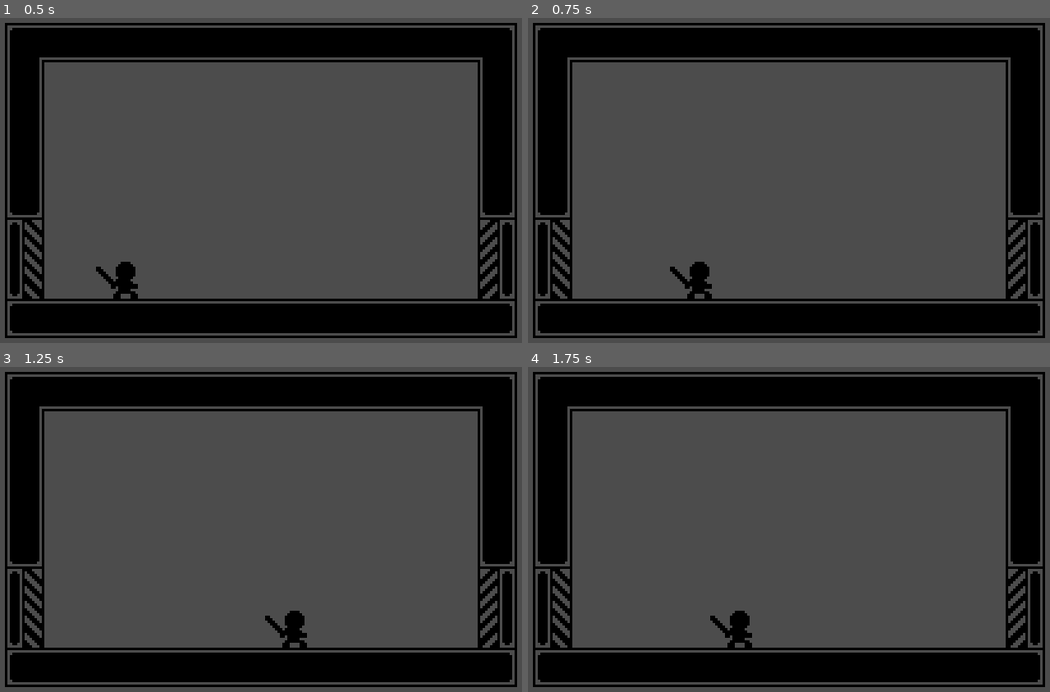
Above: before the commit, frames 1-4 (two rows, left to right).
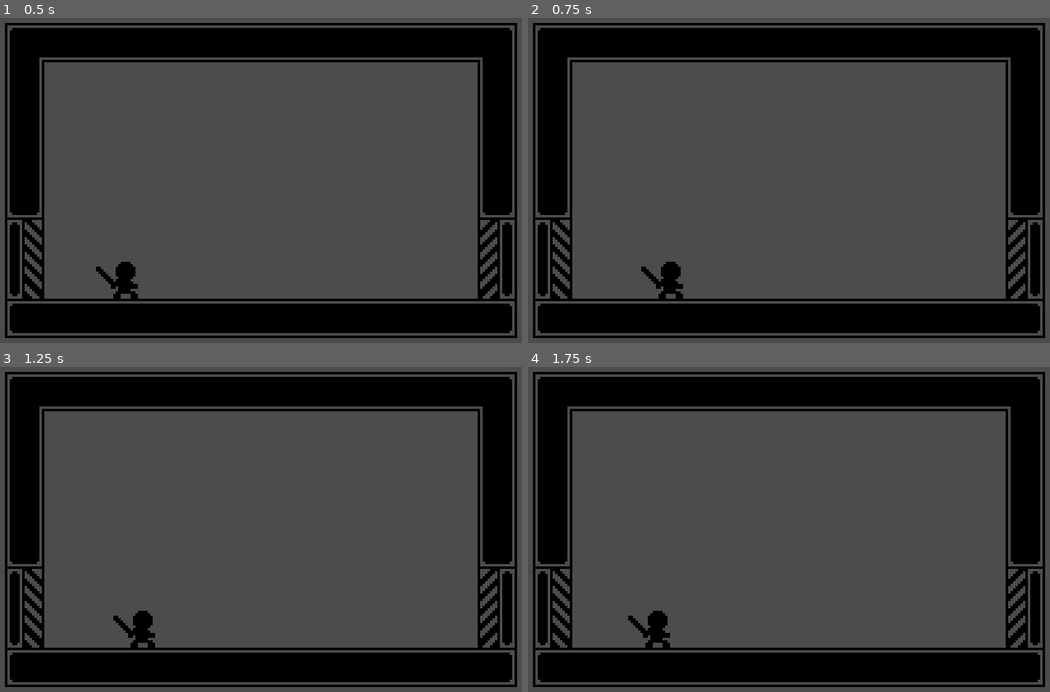
Above: after the commit, the same moments.

Repository: CaresleGames/OneHit
Game: Godot game, scene res://src/Levels/Level1.tscn
Two runs of this game, one before a commit and one after it. Both use one fixed random seed, a clock stepped at 60 frames per second and the inputs below. The project has no main scene, so this scene is started directly.
Inputs:
- Up to frame 1 (0.5 s): no input
- Up to frame 2 (0.75 s): tap Enter at 0.5 s; hold Right (ui_right) from 0.53 s (still down); tap D (ui_attack) at 0.6 s
- Up to frame 3 (1.25 s): keep holding Right (ui_right)
- Up to frame 4 (1.75 s): release Right (ui_right) at 1.28 s; hold Left (ui_left) from 1.28 s (still down); tap D (ui_attack) at 1.35 s

Frame 1 is identical in both runs. In frame 2, 0.8% of the frame differs, in the area x 21-36%, y 75-87%; in frame 3, 0.9%, in the area x 21-59%, y 75-87%; in frame 4, 0.9%.

Commit message:
Add attack

Diff:
--- a/project.godot
+++ b/project.godot
@@ -9,6 +9,11 @@
 config_version=4
 
 _global_script_classes=[ {
+"base": "PlayerState",
+"class": "Attack",
+"language": "GDScript",
+"path": "res://src/Player/PlayerStates/Attack.gd"
+}, {
 "base": "PlayerState",
 "class": "Death",
 "language": "GDScript",
@@ -45,6 +50,7 @@
 "path": "res://src/StateMachine/StateMachine.gd"
 } ]
 _global_script_class_icons={
+"Attack": "",
 "Death": "",
 "Idle": "",
 "Player": "",
@@ -115,6 +121,8 @@
 2d_physics/layer_3="floor"
 2d_physics/layer_4="player_hit_box"
 2d_physics/layer_5="enemy_hit_box"
+2d_physics/layer_6="player_attack_box"
+2d_physics/layer_7="enemy_attack_box"
 
 [physics]
 
--- a/src/Player/Player.gd
+++ b/src/Player/Player.gd
@@ -9,8 +9,17 @@
 var direction := 1
 var ground := Vector2.UP
 
+onready var attack_area : Area2D = $AttackArea
+onready var attack_collision : CollisionShape2D = $AttackArea/CollisionShape2D
+onready var attack_duration : Timer = $AttackDuration
+
 func _ready() -> void:
 	add_to_group(Groups.player)
+	attack_collision.set_deferred("disabled", true)
+
+
+func _physics_process(_delta: float) -> void:
+	attack_area.scale.x = direction
 
 
 func get_input() -> void:
@@ -22,3 +31,8 @@
 		direction = -1
 	else:
 		velocity.x = lerp(velocity.x, 0, speed_fri)
+
+
+func _on_AttackDuration_timeout() -> void:
+	attack_collision.set_deferred("disabled", true)
+	attack_duration.stop()
--- a/src/Player/Player.tscn
+++ b/src/Player/Player.tscn
@@ -1,9 +1,10 @@
-[gd_scene load_steps=9 format=2]
+[gd_scene load_steps=11 format=2]
 
 [ext_resource path="res://assets/player1.png" type="Texture" id=1]
 [ext_resource path="res://src/Player/Player.gd" type="Script" id=2]
 [ext_resource path="res://src/StateMachine/StateMachine.gd" type="Script" id=3]
 [ext_resource path="res://src/Player/PlayerStates/Idle.gd" type="Script" id=4]
+[ext_resource path="res://src/Player/PlayerStates/Attack.gd" type="Script" id=5]
 [ext_resource path="res://src/Player/PlayerStates/Death.gd" type="Script" id=6]
 [ext_resource path="res://src/Player/PlayerStates/Run.gd" type="Script" id=7]
 
@@ -12,6 +13,9 @@
 
 [sub_resource type="RectangleShape2D" id=2]
 extents = Vector2( 3, 5 )
+
+[sub_resource type="RectangleShape2D" id=3]
+extents = Vector2( 5, 8 )
 
 [node name="Player" type="KinematicBody2D"]
 collision_mask = 2
@@ -39,9 +43,25 @@
 [node name="Death" type="Node" parent="StateMachine"]
 script = ExtResource( 6 )
 
+[node name="Attack" type="Node" parent="StateMachine"]
+script = ExtResource( 5 )
+
 [node name="PlayerHitBox" type="Area2D" parent="."]
 collision_layer = 8
 collision_mask = 16
 
 [node name="CollisionShape2D" type="CollisionShape2D" parent="PlayerHitBox"]
 shape = SubResource( 2 )
+
+[node name="AttackArea" type="Area2D" parent="."]
+collision_layer = 32
+collision_mask = 16
+monitoring = false
+
+[node name="CollisionShape2D" type="CollisionShape2D" parent="AttackArea"]
+position = Vector2( 11, -1 )
+shape = SubResource( 3 )
+
+[node name="AttackDuration" type="Timer" parent="."]
+
+[connection signal="timeout" from="AttackDuration" to="." method="_on_AttackDuration_timeout"]
--- /dev/null
+++ b/src/Player/PlayerStates/Attack.gd
@@ -0,0 +1,10 @@
+class_name Attack
+extends PlayerState
+
+func enter(msg := {}) -> void:
+	player.attack_collision.set_deferred("disabled", false)
+	player.attack_duration.start()
+
+func physics_update(_delta: float) -> void:
+	if player.attack_duration.is_stopped():
+		state_machine.transition_to("Idle")
--- a/src/Player/PlayerStates/Idle.gd
+++ b/src/Player/PlayerStates/Idle.gd
@@ -11,3 +11,6 @@
 		state_machine.transition_to("Run")
 
 	player.velocity = player.move_and_slide(player.velocity, player.ground)
+
+	if Input.is_action_just_pressed("ui_attack"):
+		state_machine.transition_to("Attack")
--- a/src/Player/PlayerStates/Run.gd
+++ b/src/Player/PlayerStates/Run.gd
@@ -11,3 +11,6 @@
 		state_machine.transition_to("Idle")
 
 	player.velocity = player.move_and_slide(player.velocity, player.ground)
+
+	if Input.is_action_just_pressed("ui_attack"):
+		state_machine.transition_to("Attack")
